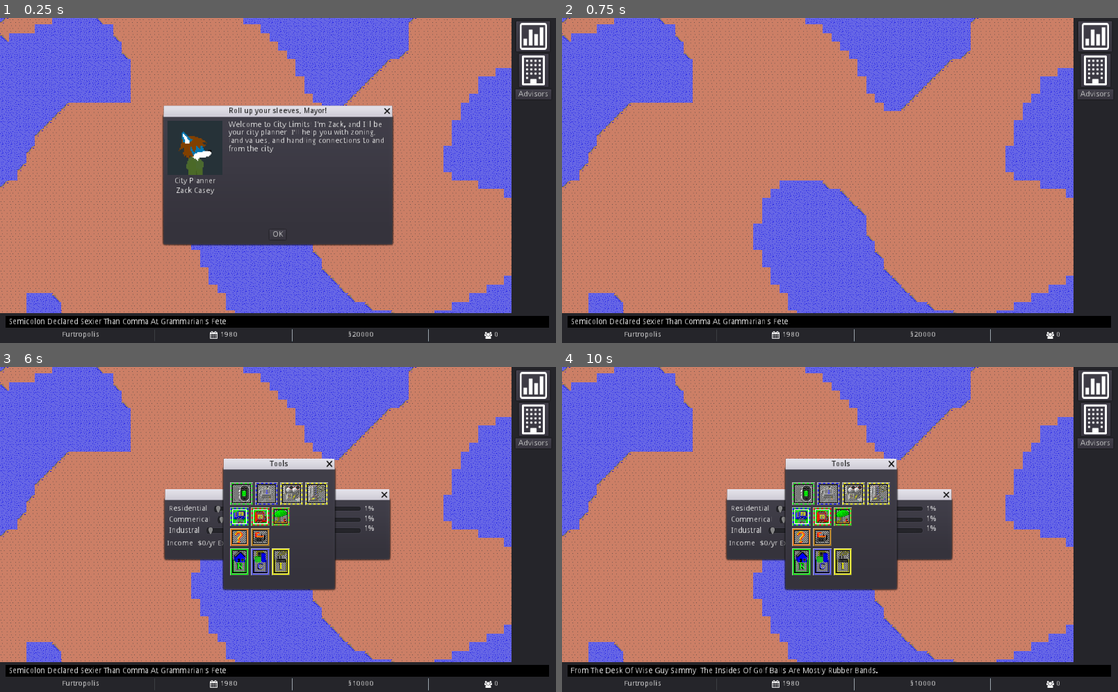
Above: before the commit, frames 1-4 (two rows, left to right).
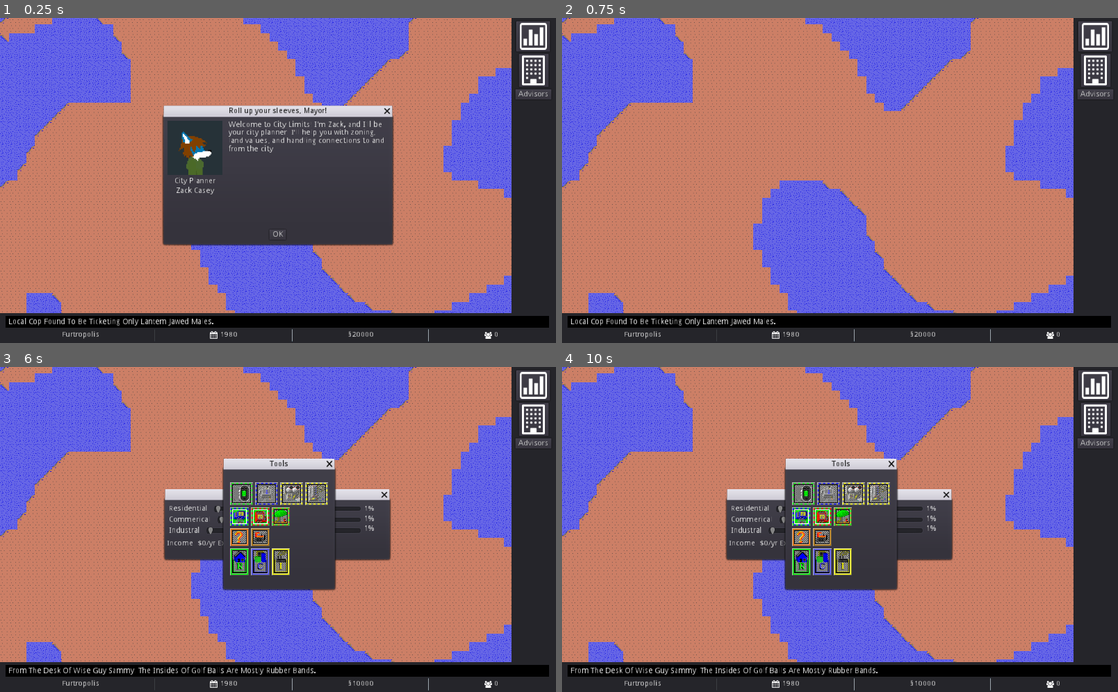
Above: after the commit, the same moments.

Repository: tonytins/citylimits
Game: Godot game, scene res://scenes/game.tscn
Same seed, same stepped clock (60 frames per second), same inputs: the game is played once before the commit and once after it.
Inputs (mouse positions are in pixels of both pictures, inside the frame that each line leads up to):
- Up to frame 1 (0.25 s): no input
- Up to frame 2 (0.75 s): click "OK" at 0.5 s
- Up to frame 3 (6 s): click (533, 386) at 1.25 s; click (533, 419) at 2 s; click (239, 493) at 2.75 s; click (266, 493) at 3.5 s; click (289, 493) at 4.25 s; click (316, 493) at 5 s; click (239, 516) at 5.75 s
- Up to frame 4 (10 s): click (823, 516) at 6.5 s; click (840, 516) at 7.25 s; click (801, 536) at 8 s; click (823, 536) at 8.75 s; click (801, 562) at 9.5 s

The runs differ from the first frame. In frame 1, 0.4% of the frame differs, in the area x 1-41%, y 92-95%; in frame 2, 0.4%; in frame 3, 0.6%, in the area x 1-57%, y 92-95%; in frame 4, nothing differs.

Commit message:
Added more news messages
- Shuffle news keys
- Brought back check if city name is named "Furtropolis" to change outlet to "FNN"
- Reduced ticker timer from 10 to 6 seconds

Diff:
--- a/dialog/ticker.json
+++ b/dialog/ticker.json
@@ -58,5 +58,35 @@
     },
     "20": {
         "text": "[outlet]: Not For The Faint Of Heart."
+    },
+    "21": {
+        "text": "[city] Tourist Bureau Launches City Beautification Project."
+    },
+    "22": {
+        "text": "Local Cop Found To Be Ticketing Only Lantern-Jawed Males."
+    },
+    "23": {
+        "text": "Tree Stuck In Cat; Firefighters Baffled."
+    },
+    "24": {
+        "text": "Weasel Rejected As [city]'s Crime-Fighting Mascot."
+    },
+    "25": {
+        "text": "Cats Demand Longer Breaks, Cleaner Litter, Slower Mice."
+    },
+    "26": {
+        "text": "Black And White Ball Disrupted By Bank Robbery."
+    },
+    "27": {
+        "text": "[outlet]: Journalistic Integrity Without All The Advertising."
+    },
+    "28": {
+        "text": "Chefs Find Broccoli Effective Tool For Cutting Cheese."
+    },
+    "29": {
+        "text": "[outlet]: No Advertisements Since Before The Beginning."
+    },
+    "30": {
+        "text": "[city] Baker Wins Pickled Crumpet Toss Three Years Running."
     }
 }
--- a/scenes/game.tscn
+++ b/scenes/game.tscn
@@ -46,7 +46,7 @@
 autostart = true
 
 [node name="RotateNews" type="Timer" parent="."]
-wait_time = 10.0
+wait_time = 6.0
 autostart = true
 
 [node name="Map" parent="." instance=ExtResource( 1 )]
--- a/scripts/ticker.gd
+++ b/scripts/ticker.gd
@@ -11,6 +11,8 @@
 	news_keys.clear()
 	for key in news:
 		news_keys.append(news[key])
+
+	news_keys[rng.randi()%news_keys.size()] # Sbuffle Keys
 
 func _load_news():
 	var file = File.new()
@@ -42,9 +44,9 @@
 	rng.randomize()
 	var max_mange = news_keys.size() - 1
 	var ticker_range = rng.randi_range(0, max_mange)
-	var news = news_keys[ticker_range].text
+	var news = news_keys[ticker_range].text # Shuffle News
 
-	if SimData.has_ctower and "[outlet]" in news:
+	if SimData.has_ctower or SimData.city_name == "Furtrpolis" and "[outlet]" in news:
 		# FNN = Furtropolis/Furry News Network
 		news = news.replace("[outlet]", "FNN")
 	elif "[outlet]" in news:
